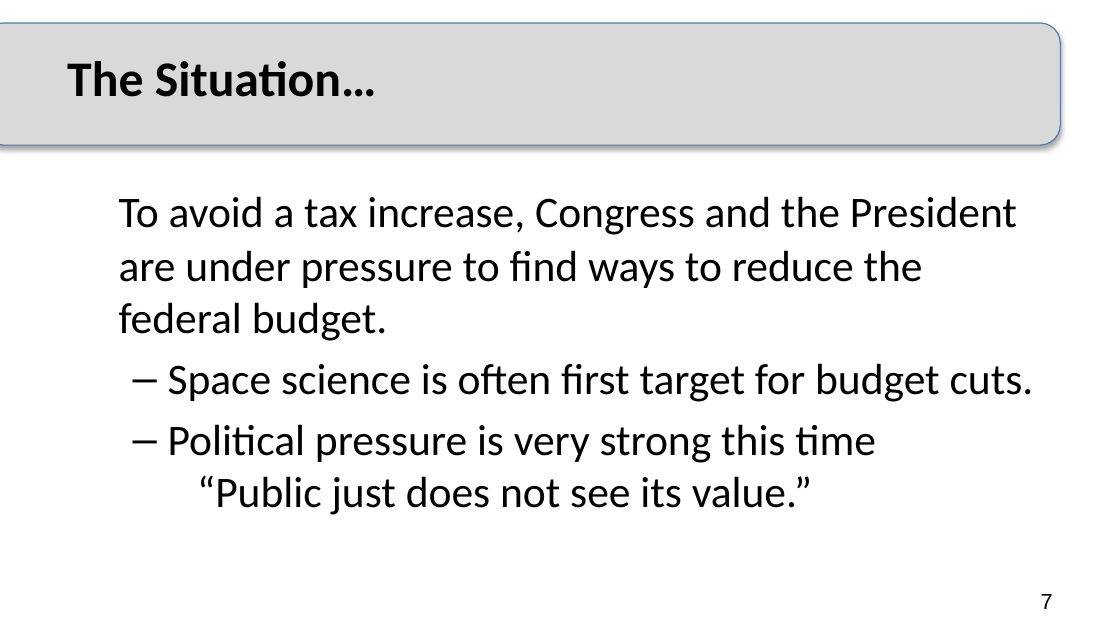
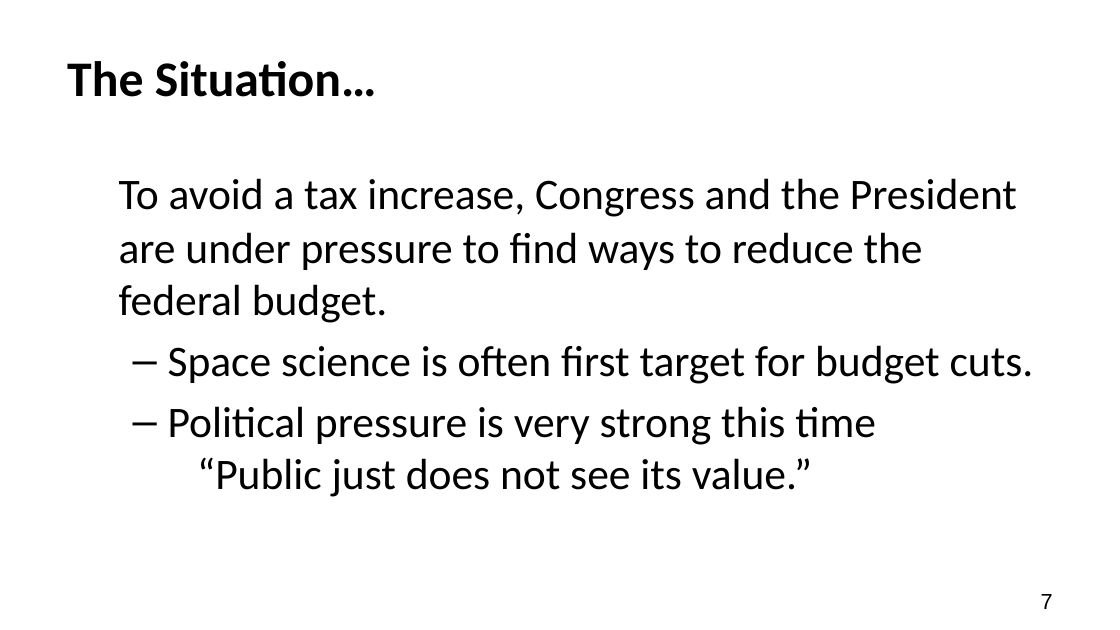
Before and after one commit to adanieljohnson/NTC2024, a slide deck: slide 7 of docs/downloads/Case-What_Is_Life_annotated.pptx. Drawn at 1120x630 pixels with LibreOffice and Linux fonts; fonts in the diff are those of the drawing. Boxes give left, top, right and bottom in pixels: in the first picture for what was removed or moved away, otherwise in the second. Text is boxed around its words. In the diff, an @@ line names an element or a change of style, - is before the commit and + after.

```diff
--- a/docs/downloads/Case-What_Is_Life_annotated.pptx
+++ b/docs/downloads/Case-What_Is_Life_annotated.pptx
@@ rounded rectangle removed at box(0, 24, 1060, 146) @@
@@ text "To avoid a tax increase, ...": place and size @@
-text "To avoid a tax increase, ..." at box(119, 196, 1034, 515)
+text "To avoid a tax increase, ..." at box(119, 178, 1034, 497)
```
Also in this commit, not shown: 19 other slides changed, 1 slide added, 2 other files.
